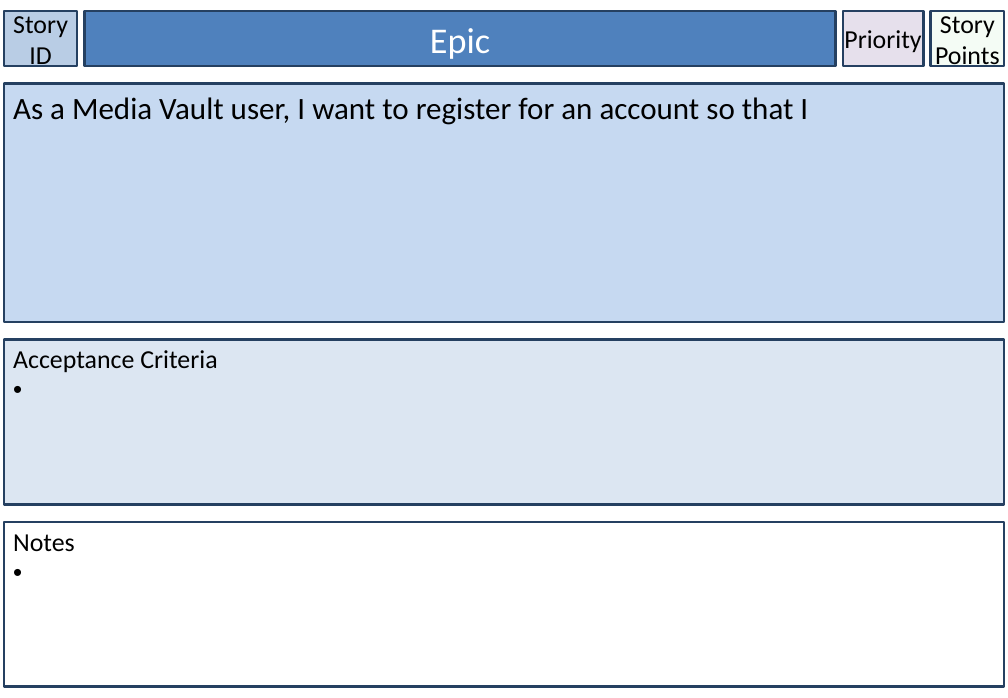
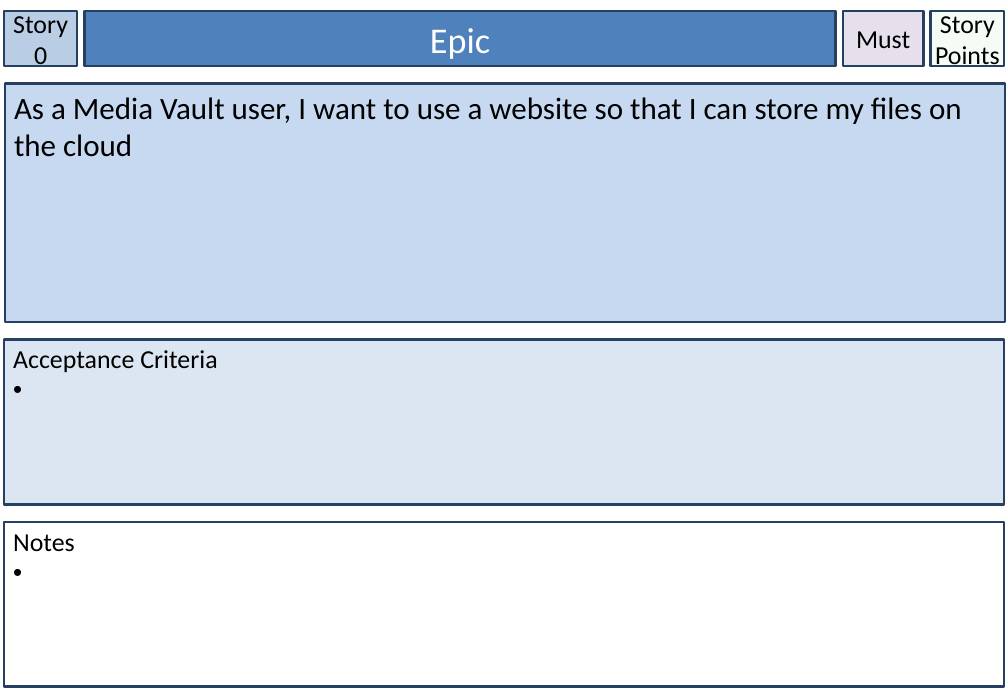
Before and after one commit to Lewibra/IFB299, a slide deck: slide 2 of Stories/Story Cards.pptx. Drawn at 1008x698 pixels with LibreOffice and Linux fonts; fonts in the diff are those of the drawing. Boxes give left, top, right and bottom in pixels: in the first picture for what was removed or moved away, otherwise in the second. Text is boxed around its words. In the diff, an @@ line names an element or a change of style, - is before the commit and + after.

```diff
--- a/Stories/Story Cards.pptx
+++ b/Stories/Story Cards.pptx
@@ text in rectangle at bbox=[13, 16, 68, 71]: text changed @@
-Story ID
+Story 0
@@ text in rectangle at bbox=[856, 31, 910, 48]: text changed @@
-Priority
+Must
@@ text in rectangle at bbox=[14, 97, 962, 157]: text changed @@
-As a Media Vault user, I want to register for an account so that I
+As a Media Vault user, I want to use a website so that I can store my files on the cloud
```
Also in this commit, not shown: 20 other slides changed, 3 slides added.
